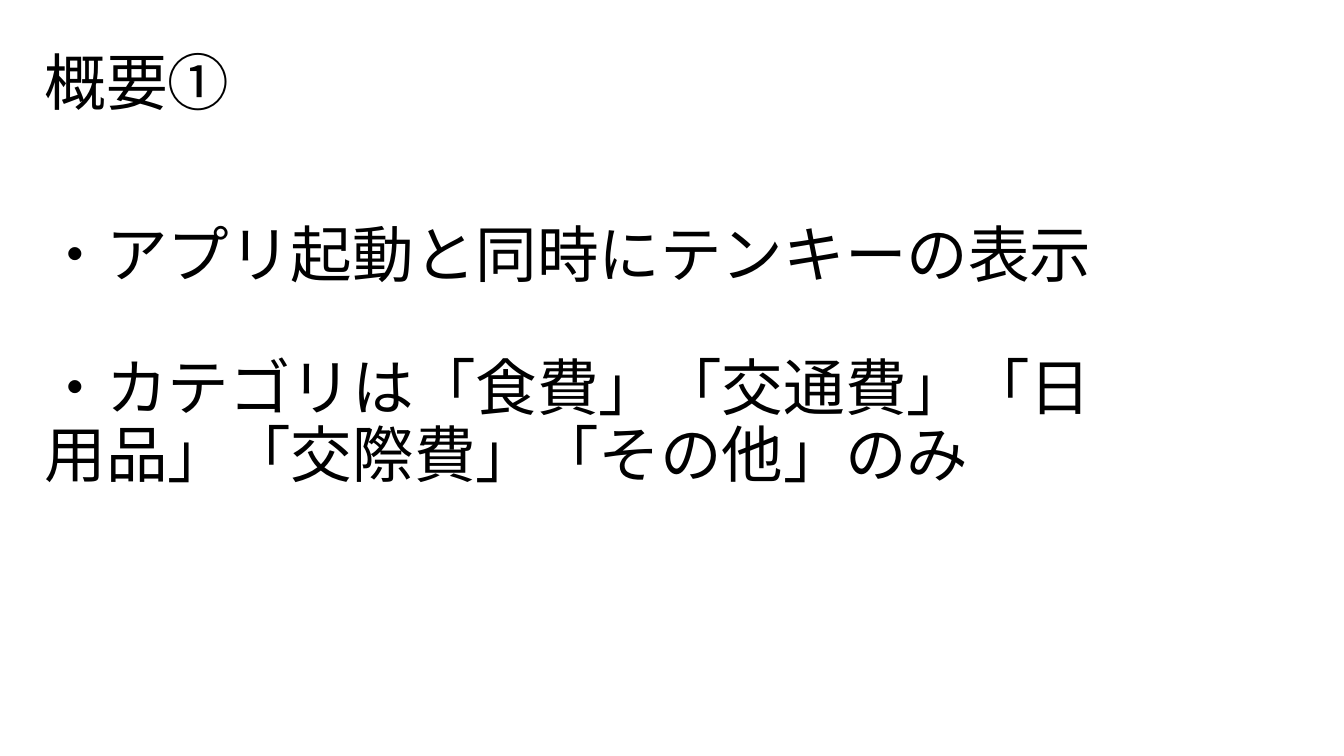
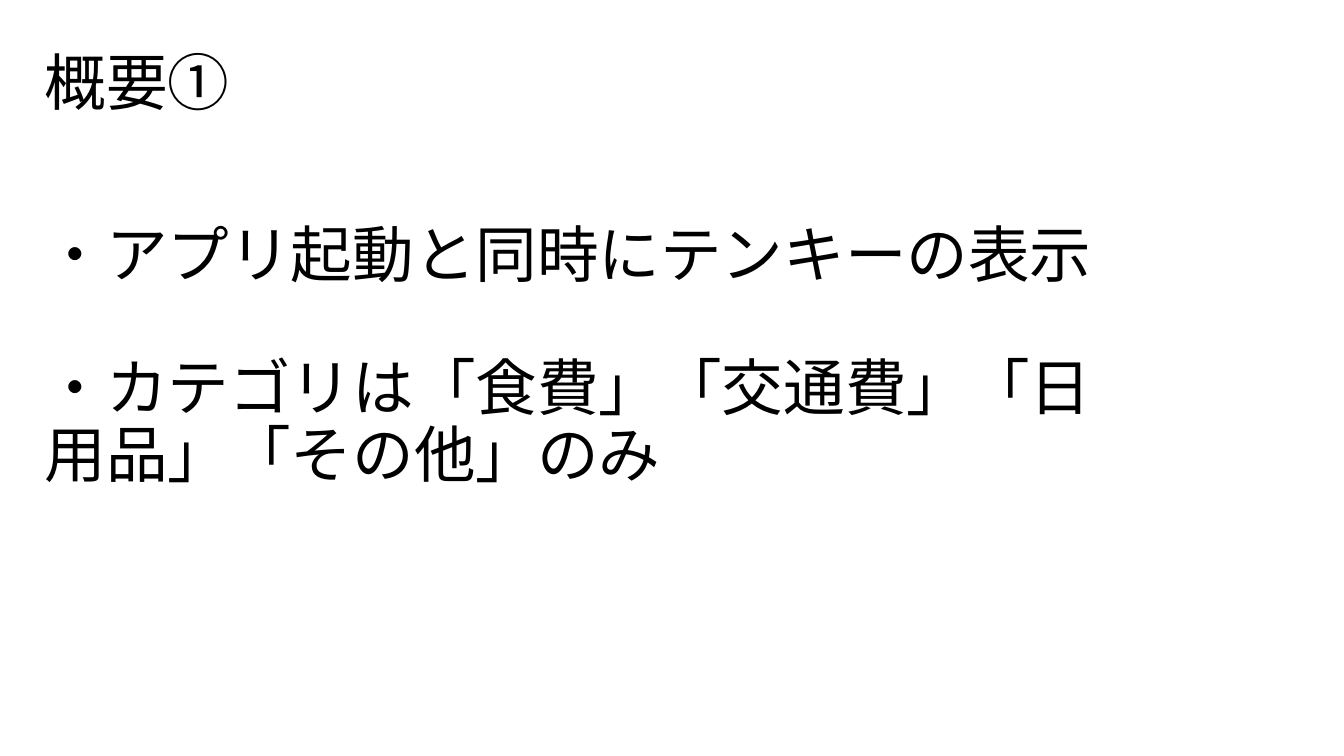
Before and after one commit to takanokei01/kakeibo, a slide deck: slide 2 of flutter企画書.pptx. Drawn at 1344x756 pixels with LibreOffice and Linux fonts; fonts in the diff are those of the drawing. Boxes give left, top, right and bottom in pixels: in the first picture for what was removed or moved away, otherwise in the second. Text is boxed around its words. In the diff, an @@ line names an element or a change of style, - is before the commit and + after.

Commit message:
修正しました

```diff
--- a/flutter企画書.pptx
+++ b/flutter企画書.pptx
@@ title at (44, 225, 1091, 483): text changed @@
-・アプリ起動と同時にテンキーの表示
-・カテゴリは「食費」「交通費」「日用品」「交際費」「その他」のみ
+・アプリ起動と同時にテンキーの表示
+・カテゴリは「食費」「交通費」「日用品」「その他」のみ
```
